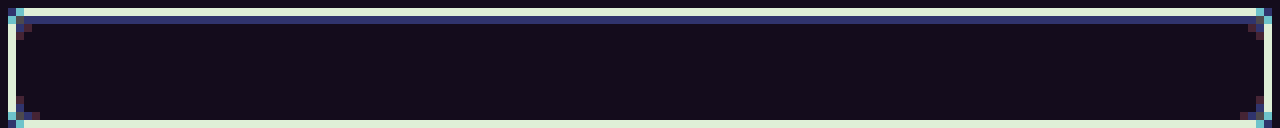
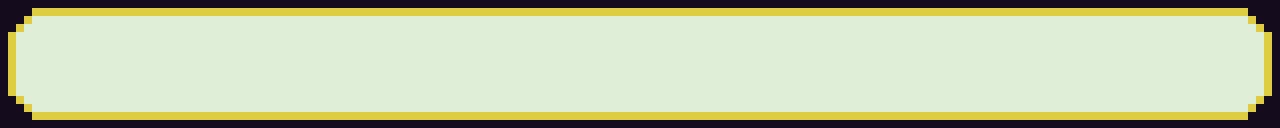
Two versions of the same layered image (1280x128). Layer-by-layer changes:
added layer "Layer 3" above "Layer 4" over [8, 8, 1272, 128]
added layer "Layer 4" above "Layer 2" over [8, 8, 1272, 128]
hid "Layer 2", painted on it over [8, 8, 1272, 128]
removed layer "Layer 2 copy 3" over [8, 72, 1272, 128]
removed layer "Layer 2 copy 7" over [8, 8, 1272, 128]
